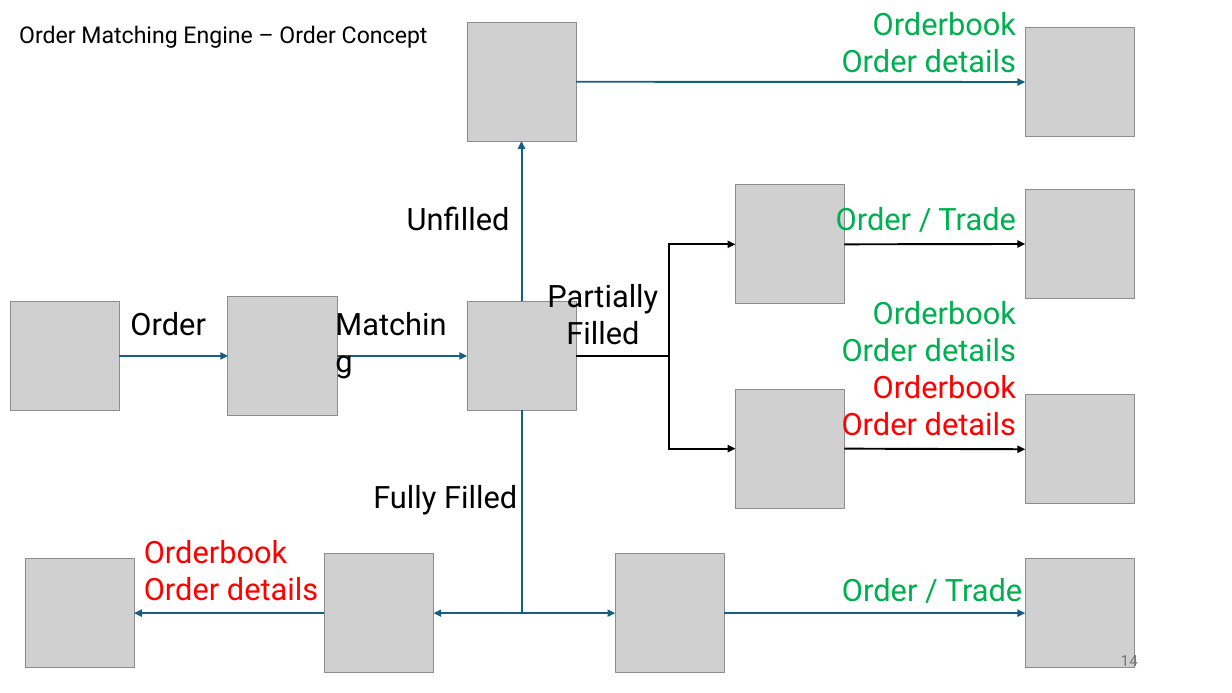
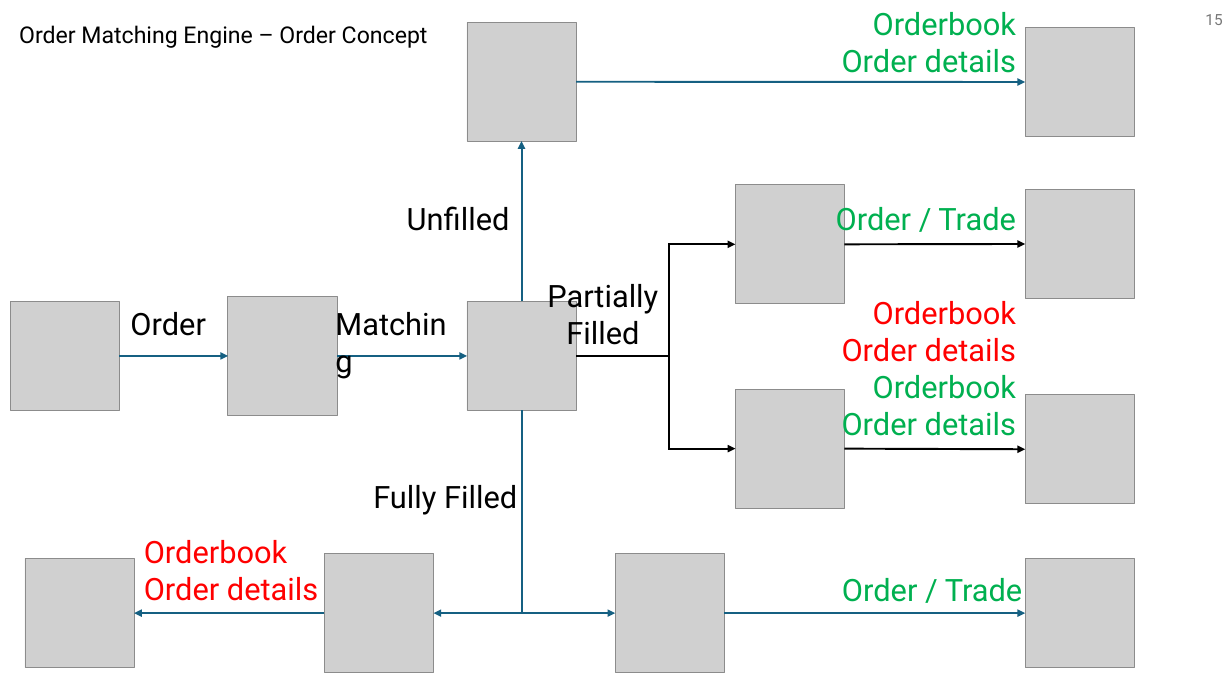
Before and after one commit to TerryChengTW/Dc3n, a slide deck: slide 15 of matching.pptx (slide 14 before the commit). Drawn at 1232x693 pixels with LibreOffice and Linux fonts; fonts in the diff are those of the drawing; grey boxes stand for pictures. Boxes give left, top, right and bottom in pixels: in the first picture for what was removed or moved away, otherwise in the second. Text is boxed around its words. In the diff, an @@ line names an element or a change of style, - is before the commit and + after.

```diff
--- a/matching.pptx
+++ b/matching.pptx
@@ page number added at [1205, 14, 1222, 25], 12 pt, text #797979 @@
+15
@@ text "Orderbook" at [842, 301, 1016, 443]: text colour #00B050 to #FF0000, text colour #FF0000 to #00B050 in "Orderbook", "Order details" @@
@@ page number removed at [1121, 653, 1138, 671] @@
-14
```
Also in this commit, not shown: 37 other slides changed, 4 slides added, 5 slides removed, 4 other files.
